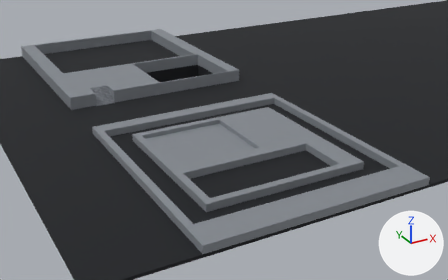
The glTF model godot/assets/models/tt_struct_f1_slab.glb, before and after one commit.
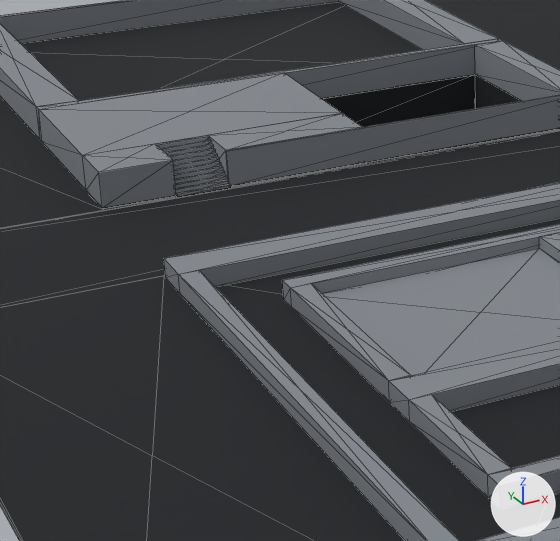
There are two pictures of each version: one whole from a 50 mm lens placed at (-86.7, -85.0, 37.3), pointed at (-43.3, -6.2, -2.1), one close up on the part from 8% to 51% of the width and 14% to 80% of the height. Every picture has the same lights, and +X, +Y and +Z are marked at lower right. The first two pictures are the older version. The close-ups show mesh edges as thin lines. Objects named as collision shapes, trigger or cutter boxes, shadow casters or lower levels of detail are left out. Vertices at exactly the same position are counted once.

The first close-up shows 'Deck_N_+1.0', 'Deck_S_+2.0', 'Slab_F1'.
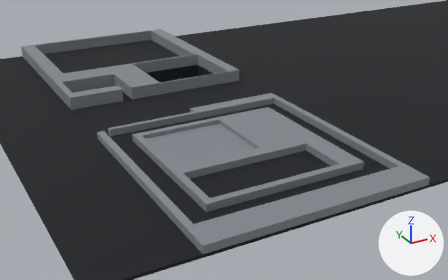
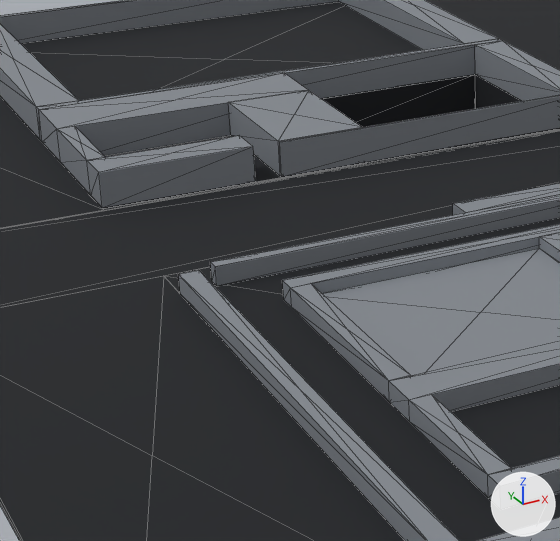
Changed parts and their boxes (x1, y1, x2, y2) in the close-ups (560 x 541 px; the box of a moved part takes in the faces that stretch with it):
```json
{"object": "Deck_N_+1.0", "change": "reshaped", "before": [164, 183, 560, 541], "after": [178, 183, 560, 541]}
{"part": 1, "of": "me_deck_s__2_0", "change": "deleted", "before": [156, 135, 231, 197]}
{"part": 2, "of": "me_deck_s__2_0", "change": "moved or reshaped", "before": [39, 95, 560, 207], "after": [39, 90, 560, 207]}
{"part": 3, "of": "me_deck_n__1_0", "change": "cut back", "before": [164, 183, 560, 293], "after": [210, 183, 560, 286]}
```

The change, as JSON lines over the scene's bpy script:
```json
{"block": "me_deck_n__1_0", "where": "# used by ob_deck_n__1_0; location = (0.0, 0.0, 0.0)"}
{"op": "remove", "block": "me_deck_n__1_0", "code": "me_deck_n__1_0.from_pydata(...)  # 92 vertices, 192 faces; spans x -64.0..-34.0, y -39.5..-5.3, z 2.9..3.9"}
{"op": "add", "block": "me_deck_n__1_0", "code": "me_deck_n__1_0.from_pydata(...)  # 102 vertices, 208 faces; spans x -64.0..-34.0, y -39.5..-5.3, z 2.9..3.9"}
{"block": "me_deck_n__1_0", "change": "me_deck_n__1_0 part 3"}
{"block": "me_deck_n__1_0", "change": "4 vertices are removed from x -64.0..-49.0, y -6.4..-5.3, z 2.9..3.9"}
{"block": "me_deck_n__1_0", "change": "16 faces are deleted"}
{"block": "me_deck_n__1_0", "change": "9 vertices are added at x -62.2..-34.0, y -7.5..-5.3, z 2.9..3.9"}
{"block": "me_deck_n__1_0", "change": "5 new vertices lie (0.0, 0.0, 1.0) away from vertices in x -62.2..-34.0, y -7.5..-5.3, z 2.9"}
{"block": "me_deck_n__1_0", "change": "32 new faces join them"}
{"block": "me_deck_s__2_0", "where": "# used by ob_deck_s__2_0; location = (0.0, 0.0, 0.0)"}
{"op": "remove", "block": "me_deck_s__2_0", "code": "me_deck_s__2_0.from_pydata(...)  # 190 vertices, 336 faces; spans x -64.0..-34.0, y 5.0..39.5, z 2.9..4.9"}
{"op": "add", "block": "me_deck_s__2_0", "code": "me_deck_s__2_0.from_pydata(...)  # 78 vertices, 160 faces; spans x -64.0..-34.0, y 5.3..39.5, z 2.9..4.9"}
{"block": "me_deck_s__2_0", "change": "me_deck_s__2_0 part 1: 12 loose pieces with 120 vertices, spanning x -60.0..-57.0, y 5.0..8.4, z 2.9..4.9, are deleted"}
{"block": "me_deck_s__2_0", "change": "me_deck_s__2_0 part 2"}
{"block": "me_deck_s__2_0", "change": "2 vertices are removed from x -64.0, y 8.4, z 2.9..4.9"}
{"block": "me_deck_s__2_0", "change": "16 faces are deleted"}
{"block": "me_deck_s__2_0", "change": "4 vertices in x -57.0, y 5.3..5.5, z 2.9..4.9 move by (3.0, 0.0, 0.0)"}
{"block": "me_deck_s__2_0", "change": "16 vertices move from x -62.0..-45.5, y 5.3..12.9, z 2.9..4.9 to x -59.8..-44.0, y 5.3..15.5, z 2.9..4.9"}
{"block": "me_deck_s__2_0", "change": "10 vertices are added at x -64.0..-63.0, y 7.5..13.5, z 2.9..4.9"}
{"block": "me_deck_s__2_0", "change": "32 new faces join them"}
```
